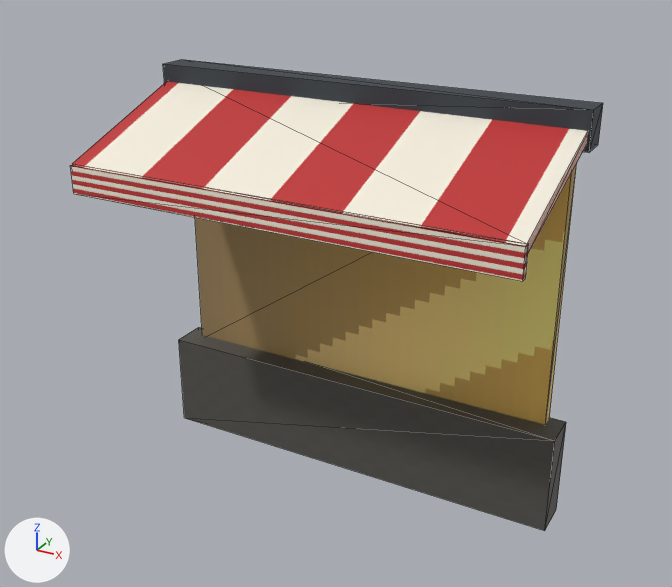
The glTF model public/models/citykit/shopfront-awning-lod1.glb as it was, and as the next commit left it.
Rendered twice from a camera (50 mm lens) standing at (2.93, -5.76, 4.1) and looking at (0.08, -0.59, 1.51). The lights are fixed; the arrows at lower left show +X, +Y and +Z. The first picture is the older version. Mesh edges are drawn as thin lines. Vertices at exactly the same position are counted once.

In view in the first picture: 'shopfront-awning-lod1'.
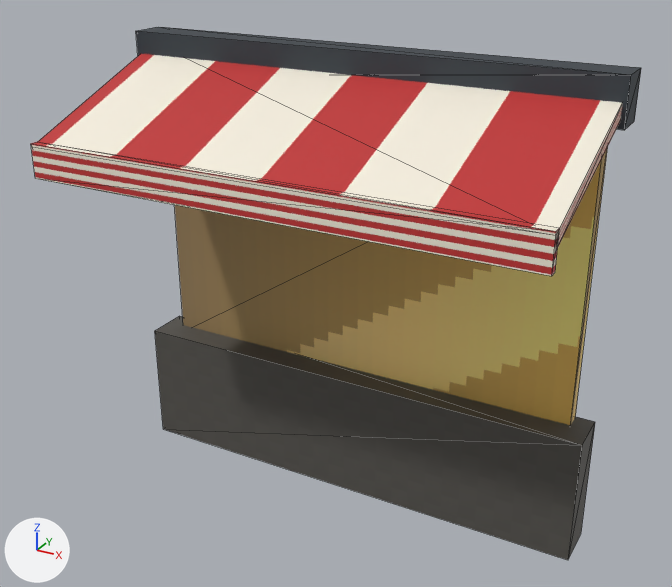
The change, as a diff of the scene's bpy script:
```diff
--- a/public/models/citykit/shopfront-awning-lod1.glb.py
+++ b/public/models/citykit/shopfront-awning-lod1.glb.py
@@ me_shopfront_awning_lod1 @@
 # used by ob_shopfront_awning_lod1; location = (0.0, 0.0, 0.0)
-me_shopfront_awning_lod1.from_pydata(...)  # 40 vertices, 60 faces; spans x -1.61..1.61, y -1.26..0.03, z -0.16..2.87
+me_shopfront_awning_lod1.from_pydata(...)  # 40 vertices, 60 faces; spans x -1.81..1.81, y -1.41..0.03, z -0.3..3.1
+# me_shopfront_awning_lod1 part 1: the loose piece of 8 vertices spanning x -1.61..1.61, y -0.25..0.03, z -0.16..0.6 is scaled about its middle by (1.12, 1.21, 1.26), then moved by (0.0, -0.03, -0.04)
+# me_shopfront_awning_lod1 part 2: the loose piece of 8 vertices spanning x -1.49..1.49, y -0.08..0.02, z 0.57..2.59 is scaled about the mesh origin by (1.12, 1.2, 1.07)
+# me_shopfront_awning_lod1 part 3: the loose piece of 8 vertices spanning x -1.61..1.61, y -0.19..0.03, z 2.61..2.87 is scaled about its middle by (1.12, 1.18, 1.23), then moved by (0.0, -0.02, 0.2)
+# me_shopfront_awning_lod1 part 4: the loose piece of 8 vertices spanning x -1.59..1.59, y -1.25..-0.03, z 2.29..2.79 is scaled about its middle by (1.12, 1.12, 1.19), then moved by (0.0, -0.08, 0.16)
+# me_shopfront_awning_lod1 part 5: the loose piece of 8 vertices spanning x -1.59..1.59, y -1.26..-1.22, z 2.16..2.36 is scaled about its middle by (1.12, 1.2, 1.2), then moved by (0.0, -0.14, 0.14)
 me_shopfront_awning_lod1.materials.append(mat_kit_atlas)
```

What differs and where, as boxes [x1, y1, x2, y2] in the pictures (672 x 587 px; the box of a moved part takes in the faces that stretch with it):
'shopfront-awning-lod1', reshaped (14% wider, 13% taller): before [70, 60, 603, 531]; after [31, 27, 641, 560]
part 1 of me_shopfront_awning_lod1, moved or reshaped: before [179, 327, 566, 531]; after [155, 316, 595, 560]
part 2 of me_shopfront_awning_lod1, moved or reshaped: before [195, 164, 577, 425]; after [175, 149, 607, 425]
part 3 of me_shopfront_awning_lod1, moved or reshaped: before [163, 60, 603, 153]; after [136, 27, 641, 130]
part 4 of me_shopfront_awning_lod1, moved or reshaped: before [72, 82, 588, 255]; after [38, 54, 622, 251]
part 5 of me_shopfront_awning_lod1, moved or reshaped: before [70, 165, 528, 281]; after [31, 142, 560, 276]
